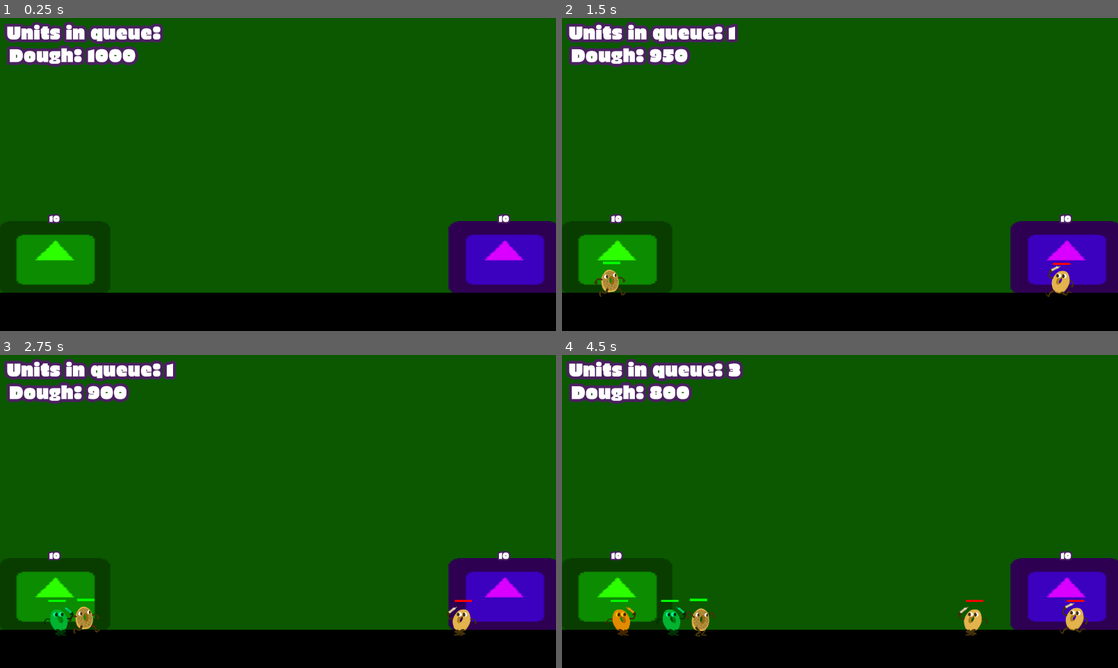
Above: before the commit, frames 1-4 (two rows, left to right).
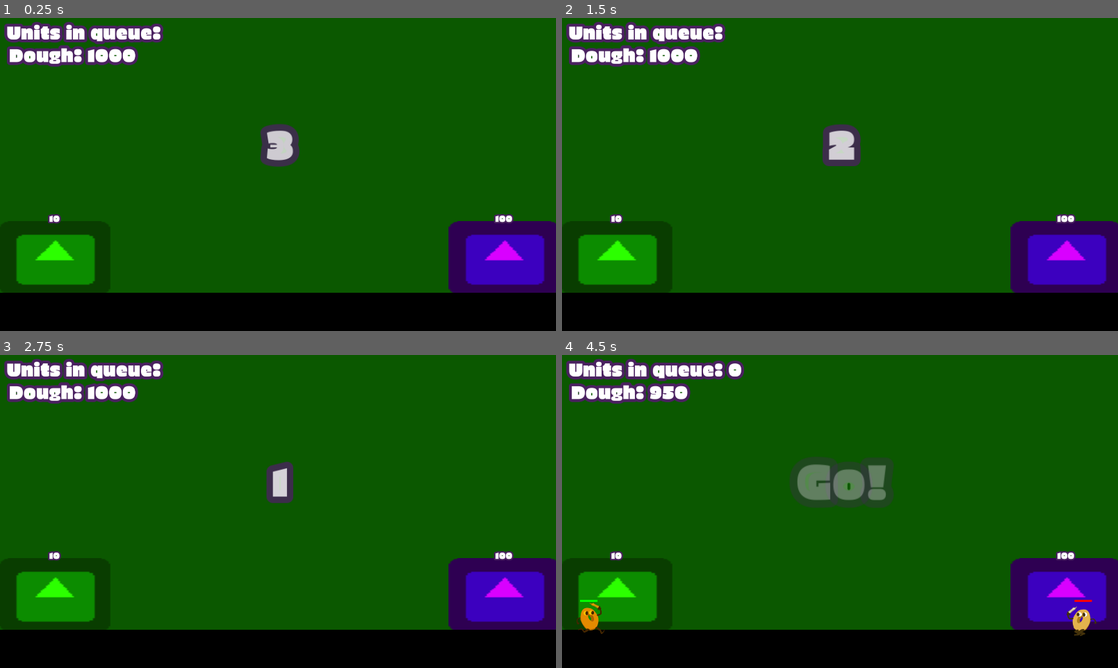
Above: after the commit, the same moments.

Repository: Boyquotes/mtx-project
Game: Godot game, scene res://src/scenes/battle_scene/BattleScene.tscn
Two runs of this game, one before a commit and one after it. Both use one fixed random seed, a clock stepped at 60 frames per second and the inputs below. The engine's default icon, where the game draws it, is replaced by a stand-in: a white triangle on a blue panel in a dark square.
Inputs (mouse positions are in pixels of both pictures, inside the frame that each line leads up to):
- Up to frame 1 (0.25 s): no input
- Up to frame 2 (1.5 s): move the mouse to (962, 158) at 0.52 s; tap 1 (spawn_1) at 0.6 s; move the mouse to (728, 190) at 1.27 s; tap 2 (spawn_2) at 1.35 s
- Up to frame 3 (2.75 s): move the mouse to (333, 442) at 2.02 s; tap 3 (spawn_3) at 2.1 s
- Up to frame 4 (4.5 s): move the mouse to (812, 574) at 2.77 s; tap 1 (spawn_1) at 2.85 s; move the mouse to (1006, 558) at 3.52 s; tap 2 (spawn_2) at 3.6 s; move the mouse to (673, 464) at 4.27 s; tap 3 (spawn_3) at 4.35 s

The runs differ from the first frame. In frame 1, 0.9% of the frame differs, in the area x 46-93%, y 33-66%; in frame 2, 1.9%; in frame 3, 1.9%; in frame 4, 4.5%, in the area x 2-97%, y 1-90%.

Commit message:
2 minor bugs

Diff:
--- a/src/objects/bases/AllyBase.gd
+++ b/src/objects/bases/AllyBase.gd
@@ -41,9 +41,13 @@
 	elif Input.is_action_just_pressed("spawn_3"):
 		_create_unit(UnitTypes.selected_units[2]);
 
+func _check_if_room_for_unit():
+	for unit in $CheckForAllyUnits.get_overlapping_bodies():
+		if not unit.no_collision_with_allies: return false
+	return true
 
 func _physics_process(delta):
-	if $CheckForAllyUnits.get_overlapping_bodies().size() == 0 and not _unit_queue.empty():
+	if not _unit_queue.empty() and _check_if_room_for_unit():
 		_spawn_next_unit_in_queue()
 
 func _die():
--- a/src/objects/bases/EnemyBase.gd
+++ b/src/objects/bases/EnemyBase.gd
@@ -130,6 +130,11 @@
 	else:
 		_update_possible_waves()
 
+func _check_if_room_for_unit():
+	for unit in $CheckForUnits.get_overlapping_bodies():
+		if not unit.no_collision_with_allies: return false
+	return true
+
 func _process(delta):
-	if not _unit_queue.empty() and $CheckForUnits.get_overlapping_bodies().size() == 0:
+	if not _unit_queue.empty() and _check_if_room_for_unit():
 		_spawn_next_unit_in_queue()
--- a/src/objects/enviroment/Ground.tscn
+++ b/src/objects/enviroment/Ground.tscn
@@ -3,9 +3,11 @@
 [ext_resource path="res://icon.png" type="Texture" id=1]
 
 [sub_resource type="RectangleShape2D" id=1]
+extents = Vector2( 19.2331, 9.76547 )
 
 [node name="Ground" type="StaticBody2D"]
 scale = Vector2( 1, 16 )
+collision_mask = 0
 
 [node name="Sprite" type="Sprite" parent="."]
 modulate = Color( 0, 0, 0, 1 )
@@ -13,6 +15,6 @@
 texture = ExtResource( 1 )
 
 [node name="CollisionShape2D" type="CollisionShape2D" parent="."]
-visible = false
+position = Vector2( -9.99998, 0.115345 )
 scale = Vector2( 49.3419, 0.491819 )
 shape = SubResource( 1 )
--- a/src/objects/units/Unit.gd
+++ b/src/objects/units/Unit.gd
@@ -19,7 +19,6 @@
 
 # INITIALIZING
 func _ready():
-	$AttackCooldown.one_shot = true
 	_current_health_points = max_health_points
 
 # STATE MACHINE
--- a/src/objects/units/Unit.tscn
+++ b/src/objects/units/Unit.tscn
@@ -23,8 +23,6 @@
 cast_to = Vector2( 50, 0 )
 collision_mask = 0
 
-[node name="AttackCooldown" type="Timer" parent="."]
-
 [node name="ColorRect" type="ColorRect" parent="."]
 margin_left = -30.0
 margin_top = -33.0
@@ -37,5 +35,4 @@
 [node name="DeathTextSpawnPoint" type="Node2D" parent="."]
 position = Vector2( 0, -76 )
 
-[connection signal="timeout" from="AttackCooldown" to="." method="_on_AttackCooldown_timeout"]
 [connection signal="animation_finished" from="AnimatedSprite" to="." method="_on_AnimatedSprite_animation_finished"]
--- a/src/objects/units/melee_units/BasicMeleeUnit.tscn
+++ b/src/objects/units/melee_units/BasicMeleeUnit.tscn
@@ -26,7 +26,7 @@
 "frames": [ ExtResource( 2 ), ExtResource( 5 ) ],
 "loop": true,
 "name": "attack",
-"speed": 2.0
+"speed": 4.0
 }, {
 "frames": [ ExtResource( 6 ) ],
 "loop": false,
@@ -41,6 +41,7 @@
 
 [node name="BasicMeleeUnit" instance=ExtResource( 1 )]
 script = ExtResource( 3 )
+move_speed = 125
 cost = 25
 max_money_on_death = 25
 damage_frame = 1
@@ -62,18 +63,17 @@
 position = Vector2( 20, 33 )
 cast_to = Vector2( 45, 0 )
 
-[node name="ColorRect" parent="." index="4"]
+[node name="ColorRect" parent="." index="3"]
 margin_left = -33.0
 margin_top = -77.0
 margin_right = 27.0
 margin_bottom = -69.0
 
-[node name="AnimatedSprite" parent="." index="5"]
+[node name="AnimatedSprite" parent="." index="4"]
 position = Vector2( 6, -6 )
 scale = Vector2( 0.5, 0.5 )
 frames = SubResource( 5 )
 animation = "move"
-frame = 1
 playing = true
 
 [connection signal="frame_changed" from="AnimatedSprite" to="." method="_on_AnimatedSprite_frame_changed"]
--- a/src/objects/units/melee_units/FastBoi.tscn
+++ b/src/objects/units/melee_units/FastBoi.tscn
@@ -21,7 +21,7 @@
 "frames": [ ExtResource( 2 ), ExtResource( 4 ) ],
 "loop": true,
 "name": "attack",
-"speed": 6.0
+"speed": 12.0
 }, {
 "frames": [ ExtResource( 5 ) ],
 "loop": false,
@@ -35,14 +35,13 @@
 } ]
 
 [node name="FastBoi" instance=ExtResource( 1 )]
-move_speed = 150
+move_speed = 175
 min_money_on_death = 15
 max_money_on_death = 40
 
 [node name="CheckForAlliesInFront" parent="." index="2"]
 cast_to = Vector2( 65, 0 )
 
-[node name="AnimatedSprite" parent="." index="5"]
+[node name="AnimatedSprite" parent="." index="4"]
 modulate = Color( 0, 1, 0.623529, 1 )
 frames = SubResource( 3 )
-frame = 0
--- a/src/objects/units/melee_units/HeavyHitter.tscn
+++ b/src/objects/units/melee_units/HeavyHitter.tscn
@@ -19,10 +19,10 @@
 
 [sub_resource type="SpriteFrames" id=5]
 animations = [ {
-"frames": [ ExtResource( 3 ), ExtResource( 3 ), ExtResource( 3 ), ExtResource( 3 ), ExtResource( 3 ), ExtResource( 3 ), ExtResource( 5 ) ],
+"frames": [ ExtResource( 3 ), ExtResource( 3 ), ExtResource( 3 ), ExtResource( 3 ), ExtResource( 3 ), ExtResource( 5 ), ExtResource( 5 ) ],
 "loop": true,
 "name": "attack",
-"speed": 2.0
+"speed": 4.0
 }, {
 "frames": [ ExtResource( 6 ) ],
 "loop": false,
@@ -37,10 +37,10 @@
 
 [node name="HeavyHitter" instance=ExtResource( 1 )]
 script = ExtResource( 2 )
-attack_damage = 10
-damage_frame = 6
+attack_damage = 15
+damage_frame = 5
 
-[node name="AnimatedSprite" parent="." index="5"]
+[node name="AnimatedSprite" parent="." index="4"]
 modulate = Color( 1, 0.0196078, 0.0196078, 1 )
 frames = SubResource( 5 )
-frame = 0
+frame = 1
--- a/src/objects/units/melee_units/TankySoldier.tscn
+++ b/src/objects/units/melee_units/TankySoldier.tscn
@@ -21,7 +21,7 @@
 "frames": [ ExtResource( 2 ), ExtResource( 2 ), ExtResource( 4 ) ],
 "loop": true,
 "name": "attack",
-"speed": 2.0
+"speed": 4.0
 }, {
 "frames": [ ExtResource( 5 ) ],
 "loop": true,
@@ -35,12 +35,12 @@
 } ]
 
 [node name="TankySoldier" instance=ExtResource( 1 )]
-move_speed = 70
-max_health_points = 20
+move_speed = 100
+max_health_points = 25
 cost = 50
 min_money_on_death = 25
 max_money_on_death = 50
 
-[node name="AnimatedSprite" parent="." index="5"]
+[node name="AnimatedSprite" parent="." index="4"]
 modulate = Color( 1, 0.772549, 0, 1 )
 frames = SubResource( 3 )
--- a/src/objects/units/ranged_units/BasicRangedUnit.tscn
+++ b/src/objects/units/ranged_units/BasicRangedUnit.tscn
@@ -18,7 +18,7 @@
 "frames": [ ExtResource( 8 ), ExtResource( 6 ) ],
 "loop": true,
 "name": "attack",
-"speed": 2.0
+"speed": 3.0
 }, {
 "frames": [ ExtResource( 5 ) ],
 "loop": true,
@@ -33,10 +33,12 @@
 
 [node name="BasicRangedUnit" instance=ExtResource( 1 )]
 script = ExtResource( 3 )
+move_speed = 125
 attack_damage = 2
 max_health_points = 4
 cost = 25
 max_money_on_death = 25
+no_collision_with_allies = true
 shoot_projectile_frame = 1
 projectile = ExtResource( 4 )
 
@@ -56,17 +58,18 @@
 position = Vector2( 19, 29 )
 cast_to = Vector2( 45, 0 )
 
-[node name="ColorRect" parent="." index="4"]
+[node name="ColorRect" parent="." index="3"]
 margin_left = -28.0
 margin_top = -80.0
 margin_right = 32.0
 margin_bottom = -72.0
 
-[node name="AnimatedSprite" parent="." index="5"]
+[node name="AnimatedSprite" parent="." index="4"]
 position = Vector2( 6, -6 )
 scale = Vector2( 0.5, 0.5 )
 frames = SubResource( 6 )
 animation = "move"
+frame = 1
 playing = true
 
 [connection signal="frame_changed" from="AnimatedSprite" to="." method="_on_AnimatedSprite_frame_changed"]
--- /dev/null
+++ b/src/objects/units/ranged_units/HeavyRangedProjectile.gd
@@ -0,0 +1,10 @@
+extends "res://src/objects/units/ranged_units/RangedProjectile.gd"
+
+export var pierce = 3
+
+func _move():
+	global_position.x += hspeed
+
+func _hit():
+	pierce -= 1
+	if pierce == 0: queue_free()
--- /dev/null
+++ b/src/objects/units/ranged_units/HeavyRangedProjectile.tscn
@@ -0,0 +1,24 @@
+[gd_scene load_steps=4 format=2]
+
+[ext_resource path="res://src/objects/units/ranged_units/RangedProjectile.tscn" type="PackedScene" id=1]
+[ext_resource path="res://src/objects/units/ranged_units/HeavyRangedProjectile.gd" type="Script" id=2]
+
+[sub_resource type="RectangleShape2D" id=1]
+extents = Vector2( 25.5, 4 )
+
+[node name="HeavyRangedProjectile" instance=ExtResource( 1 )]
+script = ExtResource( 2 )
+hspeed = 40
+max_lifespan = 2
+pierce = 3
+
+[node name="CollisionShape2D" parent="." index="1"]
+position = Vector2( 25.5, -5 )
+shape = SubResource( 1 )
+
+[node name="ColorRect" type="ColorRect" parent="." index="2"]
+modulate = Color( 0, 0, 0, 1 )
+margin_top = -9.0
+margin_right = 40.0
+margin_bottom = 31.0
+rect_scale = Vector2( 1.28, 0.199999 )
--- a/src/objects/units/ranged_units/HeavyRangedUnit.gd
+++ b/src/objects/units/ranged_units/HeavyRangedUnit.gd
@@ -1,4 +1 @@
 extends "res://src/objects/units/ranged_units/BasicRangedUnit.gd"
-
-func _ready():
-	no_collision_with_allies = true
--- a/src/objects/units/ranged_units/HeavyRangedUnit.tscn
+++ b/src/objects/units/ranged_units/HeavyRangedUnit.tscn
@@ -1,17 +1,52 @@
-[gd_scene load_steps=4 format=2]
+[gd_scene load_steps=11 format=2]
 
 [ext_resource path="res://src/objects/units/ranged_units/BasicRangedUnit.tscn" type="PackedScene" id=1]
 [ext_resource path="res://src/objects/units/ranged_units/HeavyRangedUnit.gd" type="Script" id=2]
+[ext_resource path="res://src/objects/units/ranged_units/HeavyRangedProjectile.tscn" type="PackedScene" id=3]
+[ext_resource path="res://src/objects/units/assets/poppywalk1.png" type="Texture" id=4]
+[ext_resource path="res://src/objects/units/assets/poppywalk2.png" type="Texture" id=5]
+[ext_resource path="res://src/objects/units/assets/bageltest1.png" type="Texture" id=6]
+[ext_resource path="res://src/objects/units/assets/poppyattack2.png" type="Texture" id=7]
+[ext_resource path="res://src/objects/units/assets/poppyattack.png" type="Texture" id=8]
 
 [sub_resource type="RectangleShape2D" id=1]
-extents = Vector2( 147, 16 )
+extents = Vector2( 414, 16 )
+
+[sub_resource type="SpriteFrames" id=2]
+animations = [ {
+"frames": [ ExtResource( 8 ), ExtResource( 8 ), ExtResource( 8 ), ExtResource( 8 ), ExtResource( 8 ), ExtResource( 7 ), ExtResource( 7 ), ExtResource( 7 ) ],
+"loop": true,
+"name": "attack",
+"speed": 2.0
+}, {
+"frames": [ ExtResource( 6 ) ],
+"loop": true,
+"name": "idle",
+"speed": 5.0
+}, {
+"frames": [ ExtResource( 4 ), ExtResource( 5 ) ],
+"loop": true,
+"name": "move",
+"speed": 5.0
+} ]
 
 [node name="HeavyRangedUnit" instance=ExtResource( 1 )]
 script = ExtResource( 2 )
+move_speed = 70
+attack_damage = 3
+max_health_points = 10
+no_collision_with_allies = true
+shoot_projectile_frame = 5
+projectile = ExtResource( 3 )
+
+[node name="CheckEnemies" parent="." index="1"]
+position = Vector2( -1, 1 )
 
 [node name="CollisionShape2D" parent="CheckEnemies" index="0"]
-position = Vector2( 155, -16 )
+position = Vector2( 422, -16 )
 shape = SubResource( 1 )
 
-[node name="AnimatedSprite" parent="." index="5"]
+[node name="AnimatedSprite" parent="." index="4"]
 modulate = Color( 0.529412, 0.364706, 0.0156863, 1 )
+frames = SubResource( 2 )
+frame = 0
--- a/src/objects/units/ranged_units/PoppySeed.gd
+++ b/src/objects/units/ranged_units/PoppySeed.gd
@@ -7,7 +7,7 @@
 
 func shoot(damage: int, target: KinematicBody2D, is_enemy: bool):
 	.shoot(damage, target, is_enemy)
-
+	if target == null: queue_free()
 	var frames_before_hitting_ground = (curve_height/gravity_strenght)*2
 	hspeed = (target.global_position.x - global_position.x)/frames_before_hitting_ground
 	_acceleration = Vector2(hspeed, curve_height*-1)
@@ -15,3 +15,6 @@
 func _move():
 	global_position += _acceleration
 	_acceleration.y += gravity_strenght
+
+func _hit():
+	queue_free()
--- a/src/objects/units/ranged_units/PoppySeed.tscn
+++ b/src/objects/units/ranged_units/PoppySeed.tscn
@@ -8,9 +8,12 @@
 radius = 14.0
 
 [node name="PoppySeed" instance=ExtResource( 1 )]
+z_index = -5
+z_as_relative = false
 script = ExtResource( 2 )
 hspeed = 5
-curve_height = 10
+max_lifespan = 3
+curve_height = 8
 gravity_strenght = 0.2
 
 [node name="Sprite" parent="." index="0"]
--- a/src/objects/units/ranged_units/RangedProjectile.gd
+++ b/src/objects/units/ranged_units/RangedProjectile.gd
@@ -1,10 +1,14 @@
 extends Area2D
 
 export var hspeed = 1
+export var max_lifespan = 5
 
 var _damage: int
 var _shot = false
 var _direction = 1
+
+func _ready():
+	$Timer.start(max_lifespan)
 
 func shoot(damage: int, target: KinematicBody2D, is_enemy: bool):
 	_damage = damage
@@ -22,6 +26,13 @@
 func _move():
 	pass
 
+func _hit():
+	pass
+
 func _on_RangedProjectile_body_entered(body):
 	body.take_damage(_damage)
+	_hit()
+
+func _on_Timer_timeout():
+	print("free")
 	queue_free()
--- a/src/objects/units/ranged_units/RangedProjectile.tscn
+++ b/src/objects/units/ranged_units/RangedProjectile.tscn
@@ -11,4 +11,8 @@
 
 [node name="CollisionShape2D" type="CollisionShape2D" parent="."]
 
+[node name="Timer" type="Timer" parent="."]
+one_shot = true
+
 [connection signal="body_entered" from="." to="." method="_on_RangedProjectile_body_entered"]
+[connection signal="timeout" from="Timer" to="." method="_on_Timer_timeout"]
--- a/src/scenes/battle_scene/BattleScene.tscn
+++ b/src/scenes/battle_scene/BattleScene.tscn
@@ -22,6 +22,7 @@
 
 [node name="EnemyBase" parent="." instance=ExtResource( 7 )]
 position = Vector2( 1742, 951 )
+health_points = 100
 
 [node name="AllyBase" parent="." instance=ExtResource( 6 )]
 position = Vector2( 190, 951 )
@@ -58,38 +59,46 @@
 script = ExtResource( 9 )
 
 [node name="BackToMenuButton" type="Button" parent="UserInterface/GameOver"]
-margin_left = -232.0
-margin_top = -41.0
-margin_right = 326.0
-margin_bottom = 61.0
+anchor_left = 0.5
+anchor_top = 1.0
+anchor_right = 0.5
+anchor_bottom = 1.0
+margin_left = -279.0
+margin_top = -50.0
+margin_right = 279.0
+margin_bottom = 52.0
 custom_fonts/font = ExtResource( 3 )
 text = "Return to menu"
 
 [node name="GameOverText" type="Label" parent="UserInterface/GameOver"]
-margin_left = -119.0
-margin_top = -121.0
-margin_right = 202.0
-margin_bottom = -25.0
+anchor_left = 0.5
+anchor_top = 0.5
+anchor_right = 0.5
+anchor_bottom = 0.5
+margin_left = -160.5
+margin_top = -150.0
+margin_right = 160.5
+margin_bottom = -54.0
 custom_fonts/font = ExtResource( 3 )
 text = "You lost!"
 align = 1
 
 [node name="StartBattleText" parent="." instance=ExtResource( 1 )]
-position = Vector2( 937, 261 )
-disable_countdown = true
+position = Vector2( 968, 442 )
 
 [node name="BackGround" type="CanvasLayer" parent="."]
 layer = -1
 
 [node name="ColorRect" type="ColorRect" parent="BackGround"]
-margin_left = -23.0
-margin_top = -51.0
-margin_right = 17.0
-margin_bottom = -11.0
+margin_left = -22.0
+margin_top = -66.0
+margin_right = 18.0
+margin_bottom = -26.0
 rect_scale = Vector2( 50, 30 )
 color = Color( 0.0431373, 0.345098, 0, 1 )
 
 [connection signal="money_changed" from="GameManager" to="UserInterface/MoneyTracker" method="_on_GameManager_money_changed"]
 [connection signal="game_over" from="EnemyBase" to="UserInterface/GameOver" method="_on_EnemyBase_game_over"]
+[connection signal="game_over" from="AllyBase" to="UserInterface/GameOver" method="_on_AllyBase_game_over"]
 [connection signal="queue_changed" from="AllyBase" to="UserInterface/Queue" method="_on_AllyBase_queue_changed"]
 [connection signal="pressed" from="UserInterface/GameOver/BackToMenuButton" to="UserInterface/GameOver" method="_on_BackToMenuButton_pressed"]
--- a/src/scenes/battle_scene/StartBattleText.tscn
+++ b/src/scenes/battle_scene/StartBattleText.tscn
@@ -63,10 +63,13 @@
 script = ExtResource( 1 )
 
 [node name="Label" type="Label" parent="."]
-margin_left = -21.5
-margin_top = -52.0
-margin_right = 22.5
-margin_bottom = 44.0
+anchor_left = -0.663
+anchor_right = -0.663
+margin_left = -100.0
+margin_top = -105.0
+margin_right = 100.0
+margin_bottom = 95.0
+rect_pivot_offset = Vector2( 100, 105 )
 custom_fonts/font = ExtResource( 2 )
 text = "3"
 align = 1
--- a/src/utility/UnitTypes.gd
+++ b/src/utility/UnitTypes.gd
@@ -39,4 +39,4 @@
 	"EVERYTHING_BAGEL": false,
 }
 
-var selected_units: Array = [BASIC_RANGED_UNIT, FAST_UNIT, TANKY_UNIT]
+var selected_units: Array = [FAST_UNIT, BASIC_RANGED_UNIT, TANKY_UNIT]
Not shown, changed: data/SingleEnemy.txt
